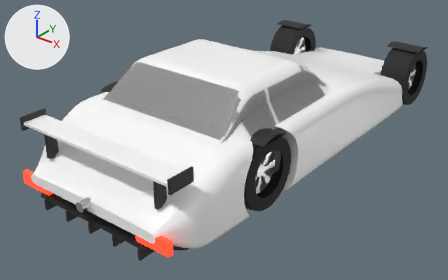
A saved change to the glTF model public/models/cars/lyon_lmp.glb.
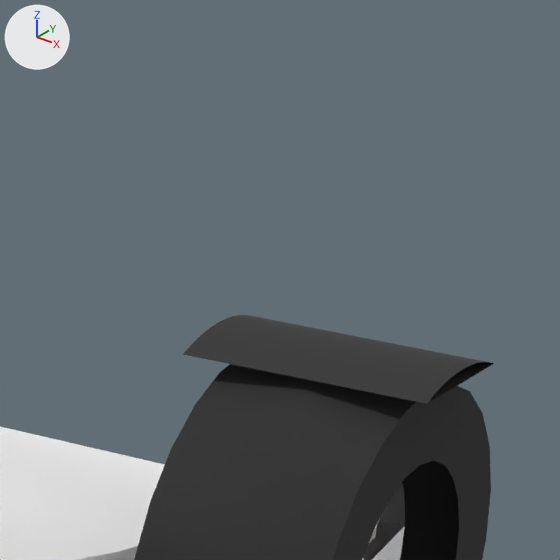
The first picture shows the older version from a 50 mm camera at (3.49, -5.32, 2.89) aimed at (-0.14, -0.77, 0.07). The close-ups show the older and then the newer version on the part from 81% to 97% of the width and 0% to 26% of the height of that picture. Only the edits that show in the close-ups are written down. Arrows for +X, +Y and +Z are at upper left; the lights stay in place. Where no turn or scale is listed for an object, it has been applied to the vertices. Vertices at exactly the same position are counted once.

Script lines for the objects in view, before the commit:
```python
me_bodyblock = bpy.data.meshes.new('BodyBlock')
me_bodyblock.from_pydata(...)  # 16796 vertices, 33580 faces; spans x -0.96..0.96, y -2.69..1.96, z 0.06..1.05
me_bodyblock.materials.append(mat_paint)  # white #ffffff
me_grille = bpy.data.meshes.new('Grille')
me_grille.from_pydata(...)  # 364 vertices, 452 faces; spans x -0.98..0.98, y -4.56..0.16, z -0.17..0.6
me_grille.materials.append(mat_trim)  # black #272727
me_wheel_fr = bpy.data.meshes.new('Wheel_FR')
me_wheel_fr.from_pydata(...)  # 257 vertices, 372 faces; spans x -0.15..0.15, y -0.35..0.35, z -0.35..0.35
# faces by material slot: [192, 180]
me_wheel_fr.materials.append(mat_rubber)  # black #272727
me_wheel_fr.materials.append(mat_rim)  # light grey #cbcbce
ob_body = bpy.data.objects.new('Body', me_bodyblock)
ob_body.location = (0.0, 0.0, 0.0)
ob_trim = bpy.data.objects.new('Trim', me_grille)
ob_trim.location = (0.0, 1.864, 0.166)
ob_wheel_fr = bpy.data.objects.new('Wheel_FR', me_wheel_fr)
ob_wheel_fr.location = (0.78, 1.5, 0.35)
```
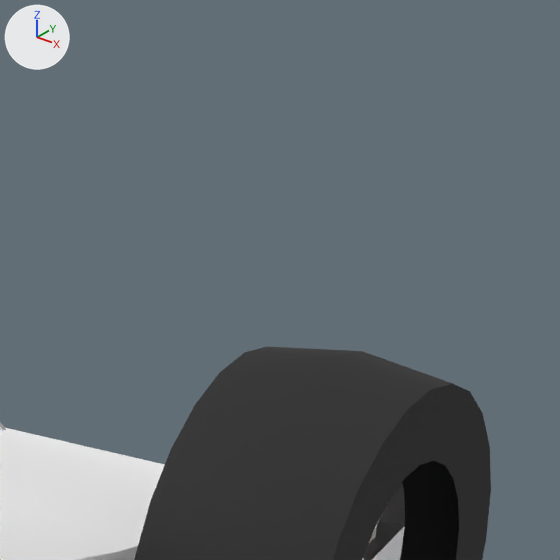
Pixel boxes [x1, y1, x2, y2] of what changed, in the close-ups (560 x 560 px):
'Trim', reshaped (not visible afterwards)
    before: [183, 315, 494, 404]

What the commit changed:
me_grille is used by ob_trim; location (0.0, 1.864, 0.166).
me_grille had 364 vertices, 452 faces and spanned x -0.98..0.98, y -4.56..0.16, z -0.17..0.6.
me_grille now has 140 vertices, 228 faces and spans x -0.87..0.87, y -4.56..0.16, z -0.17..0.6.
me_grille part 1: the loose piece of 56 vertices spanning x 0.58..0.98, y -0.49..-0.24, z 0.53..0.55 is deleted.
Other edits to the shape of me_grille do not show in these pictures.
